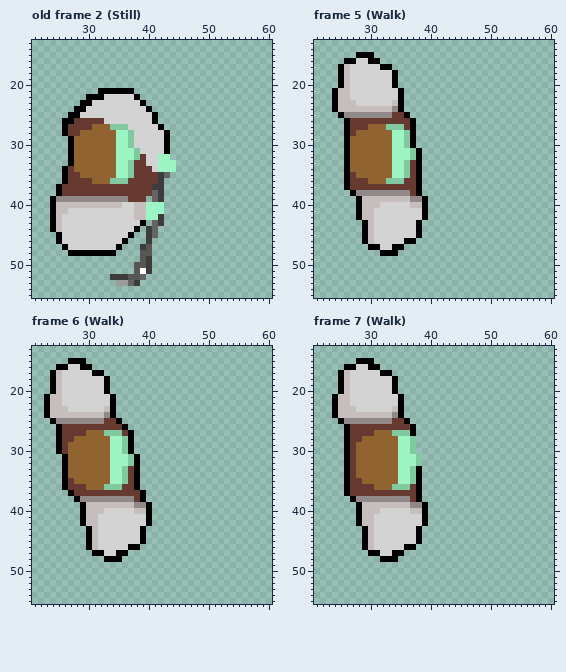
Two states of a pixel-art file, Assets/Sprites/Guy_Crowbar_unfinished.ase. The first picture shows the starting point.
64x64 pixels, 14 frames. Shown: old frame 2 (Still): x 21..60, y 13..55; frame 5 (Walk): x 21..60, y 13..55; frame 6 (Walk): x 21..60, y 13..55; frame 7 (Walk): x 21..60, y 13..55. The commit also changed other frames, which this record leaves out.
Once edited:
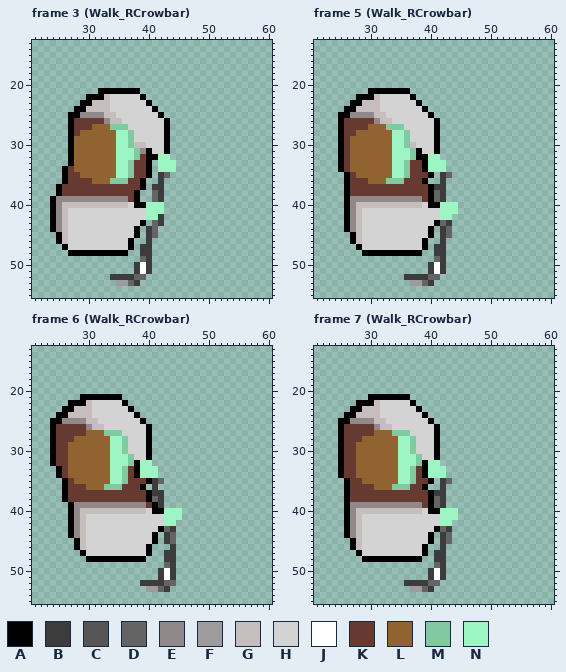
Palette (. is transparent): A #000000  B #3c3c3c  C #585555  D #646464  E #918989  F #9d9b9b  G #c6bdbd  H #d3d3d3  J #ffffff  K #663931  L #916330  M #81caa1  N #9df5c3
A new or re-ordered frame is compared with the old frame closest to it.
From old to new:
frames re-ordered
Changed rows in their new state; - is an unchanged pixel.
Frame 3 (Walk_RCrowbar) against old frame 2 (Still), layers "Head", "Body":
first column x 25:
21 -------------A-----
22 --------G----HA----
23 ------GGG-----HA---
24 -----GGGG------HA--
25 ----EEEEGG------HA-
26 -.------EGG-----HHA
27 -.A--------------HA
28 -.A----------------
30 -------------GG----
31 --------------EA---
32 ---------------AA--
33 ---------------A.--
34 ---------------A.--
35 ---------------A.--
36 --------------A..--
37 --------------A.---
38 -------------A..---
39 -------------A.----
40 E----------G-AA----
41 E------------HH----
42 EG-----------HH----
43 EG-----------------
44 EG-----------------
45 -G----------HA-----
46 -G---------HA------
47 ----------HHA--B---
48 ----------AA--BB---
49 --------------D----
50 -------------BJ----
51 -------------B-----
52 ------------BD-----
Frame 5 (Walk_RCrowbar), layers "Body", "Layer 1":
first column x 24:
15 ----...--------------
16 --......-------------
17 -.........-----------
18 -..........----------
19 -..........----------
20 -..........----------
21 ......AAAAA-A--------
22 ....AAAG---HHA-------
23 ...AAGGG--HHHHA------
24 ..AA----HHHHHHHA-----
25 --A----GGHHHHHHHA----
26 -AK----EGGHHHHHHHA---
27 -AK---------HHHHHA---
28 -AK----------HHHHA---
29 -AK----------HHHHA---
30 -AK----------GHHHA---
31 -AK------------HHA---
32 -AK------------ANN---
33 -AK-----------KANNN--
34 -AK-----------KANNN--
35 --------------KKA-BD-
36 --------------KA--B--
37 --------------KKABB--
38 --AKKKKKKKKKK-KKADB--
39 --AEEEEEEEEEE--KADB--
40 --AEG---GGGGG--HAANNN
41 --AEGHH--------HHHNNN
42 --AEGHH--------HHHNN-
43 --AEGHH-------HHHADB-
44 --AEGHH-------HHA-BD-
45 ---AGHH-------HHA-BD-
46 ---AGHH-----HHHA--B--
47 ----AHHH--HHHHHA-BB--
48 -----AAA---AAAA--BB--
49 -----------------DB--
50 ----------------BJB--
51 ----------------BJB--
52 ------------BBBBDD---
53 -------------FFDB----
Frame 6 (Walk_RCrowbar), layers "Body", "Layer 1":
first column x 23:
15 ----...----------------
16 --......---------------
17 -.........-------------
18 -..........------------
19 -..........------------
20 -..........------------
21 ......AAAAA-A----------
22 ....AAAG---HHA---------
23 ...AAGGG--HHHHA--------
24 ..AA----HHHHHHHA-------
25 --A----GGHHHHHHHA------
26 -AK----EGGHHHHHHHA-----
27 -AK----------HHHHA-----
28 -AK-----------HHHA-----
29 -AK-----------HHHA-----
30 -AK-----------HHHA-----
31 -AKK-----------HHA-----
32 -AKK------------NN-----
33 --AK------------NNN----
34 --AK------------NNN----
35 ---------------KKABD---
36 ---------------KA-B----
37 ---AK-----------KABB---
38 ---AKKKKKKKKKKK-KADB---
39 ----AEEEEEEEEEE--KAB---
40 ----AEG---GGGGG--HAANNN
41 ----AEGHH--------HHHNNN
42 ----AEGHH--------HHHNN-
43 ----AEGHH-------HHHADB-
44 ----AEGHH-------HHA-BD-
45 -----AGHH-------HHA-BD-
46 -----AGHH-----HHHA---B-
47 ------AHHH--HHHHHA--BB-
48 -------AAA---AAAA---BB-
49 --------------------DB-
50 -------------------BJB-
51 -------------------BJB-
52 ----------------BBBBDD-
53 -----------------FFDB--
Frame 7 (Walk_RCrowbar), layers "Body", "Layer 1":
first column x 24:
15 ----...--------------
16 --......-------------
17 -.........-----------
18 -..........----------
19 -..........----------
20 -..........----------
21 ......AAAAA-A--------
22 ....AAAG---HHA-------
23 ...AAGGG--HHHHA------
24 ..AA----HHHHHHHA-----
25 --A----GGHHHHHHHA----
26 -AK----EGGHHHHHHHA---
27 -AK----------HHHHA---
28 -AK-----------HHHA---
29 -AK-----------HHHA---
30 -AK-----------HHHA---
31 -AK------------HHA---
32 -AK------------ANN---
33 -AK-----------KANNN--
34 -AK-----------KANNN--
35 --------------KKA-BD-
36 --------------KA--B--
37 --------------KKABB--
38 --AKKKKKKKKKK-KKADB--
39 --AEEEEEEEEEE--KADB--
40 --AEG---GGGGG--HAANNN
41 --AEGHH--------HHHNNN
42 --AEGHH--------HHHNN-
43 --AEGHH-------HHHADB-
44 --AEGHH-------HHA-BD-
45 ---AGHH-------HHA-BD-
46 ---AGHH-----HHHA--B--
47 ----AHHH--HHHHHA-BB--
48 -----AAA---AAAA--BB--
49 -----------------DB--
50 ----------------BJB--
51 ----------------BJB--
52 ------------BBBBDD---
53 -------------FFDB----
Changed places in both pictures, as pixel boxes (x1, y1, x2, y2):
changed: (56, 88, 170, 280)
changed: (332, 52, 458, 286)
changed: (44, 358, 182, 592)
changed: (332, 358, 458, 592)
